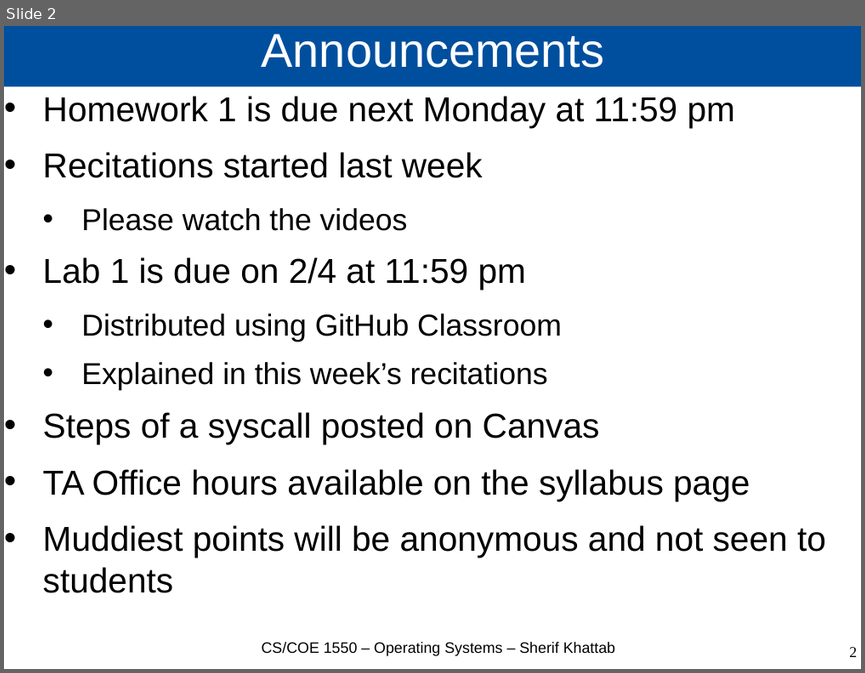
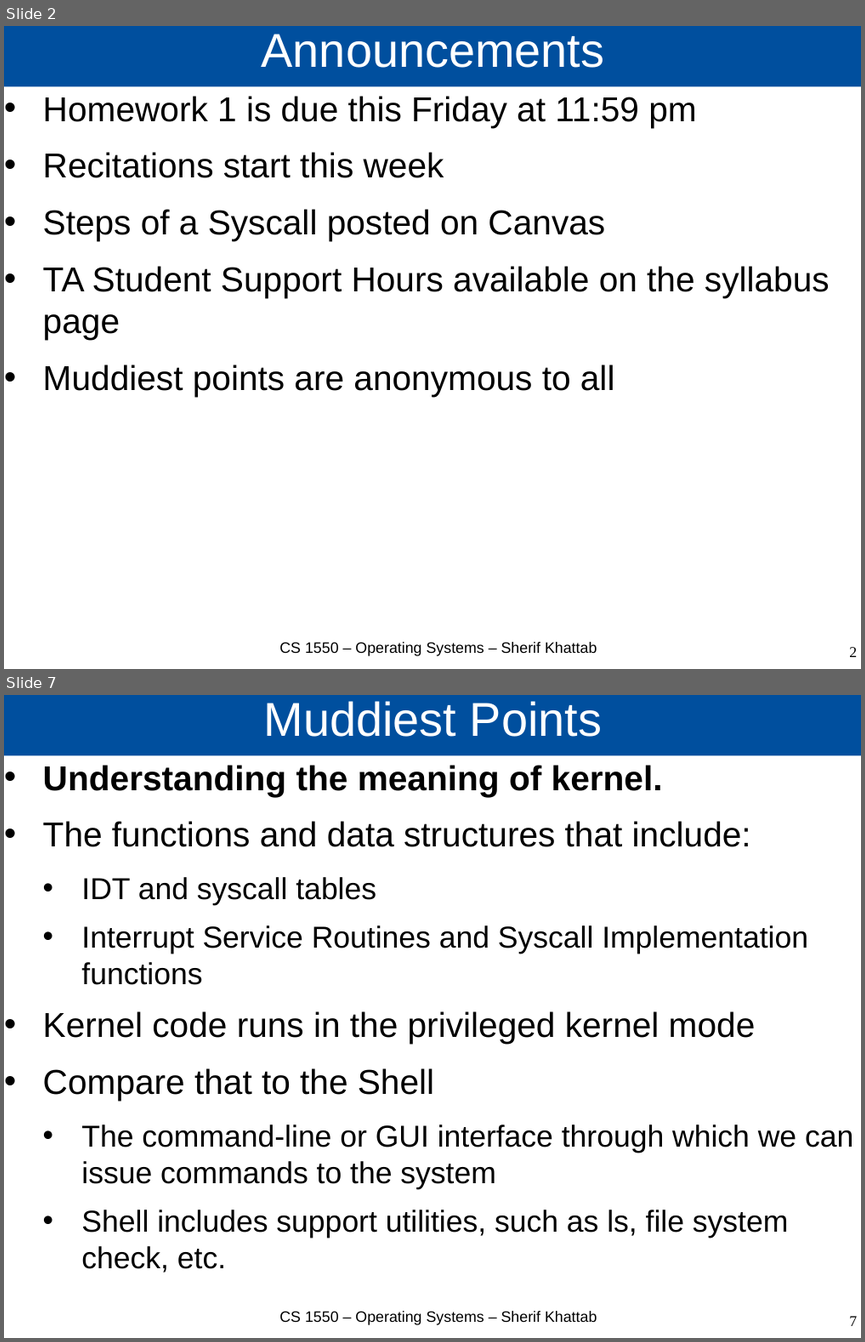
Before and after one commit to cs1550-2244/cs1550-code-handouts, a slide deck: DraftSlides/Lecture2.pptx. Shown one above the other, each under a label of ours: slide 2 before the commit, slides 2 and 7 after it; the slides between them are not shown. The pictures are 865x673 and 865x1342 pixels, drawn with LibreOffice and Linux fonts; fonts in the diff are those of the drawing. Boxes give left, top, right and bottom in pixels: in the first picture for what was removed or moved away, otherwise in the second. Text is boxed around its words. In the diff, an @@ line names an element or a change of style, - is before the commit and + after.

```diff
--- a/DraftSlides/Lecture2.pptx
+++ b/DraftSlides/Lecture2.pptx
@@ slide 7 added at <box>4,695,861,1338</box>, background #FFFFFF @@
@@ title added at <box>4,695,861,756</box>, fill #004F9E, 44 pt, text #FFFFFF @@
+Muddiest Points
@@ text added at <box>43,765,853,1272</box>, 28 pt, text #000000 @@
+• Understanding the meaning of kernel.
+• The functions and data structures that include:
+  • IDT and syscall tables
+  • Interrupt Service Routines and Syscall Implementation functions
+• Kernel code runs in the privileged kernel mode
+• Compare that to the Shell
+  • The command-line or GUI interface through which we can issue commands to the system
+  • Shell includes support utilities, such as ls, file system check, etc.
@@ text added at <box>279,1310,596,1325</box>, 14 pt, text #000000 @@
+CS 1550 – Operating Systems – Sherif Khattab
@@ page number added at <box>849,1315,857,1326</box>, 14 pt, text #000000 @@
+7
@@ slide 2 changed as well @@
@@ text at <box>43,96,829,397</box>: text changed @@
-• Homework 1 is due next Monday at 11:59 pm
-• Recitations started last week
-  • Please watch the videos
-• Lab 1 is due on 2/4 at 11:59 pm
-  • Distributed using GitHub Classroom
-  • Explained in this week’s recitations
-• Steps of a syscall posted on Canvas
-• TA Office hours available on the syllabus page
-• Muddiest points will be anonymous and not seen to students
+• Homework 1 is due this Friday at 11:59 pm
+• Recitations start this week
+• Steps of a Syscall posted on Canvas
+• TA Student Support Hours available on the syllabus page
+• Muddiest points are anonymous to all
@@ text at <box>279,641,596,656</box>: text changed @@
-CS/COE 1550 – Operating Systems – Sherif Khattab
+CS 1550 – Operating Systems – Sherif Khattab
```
Also in this commit, not shown: 17 other slides changed, 10 other slides added, 2 other files.
